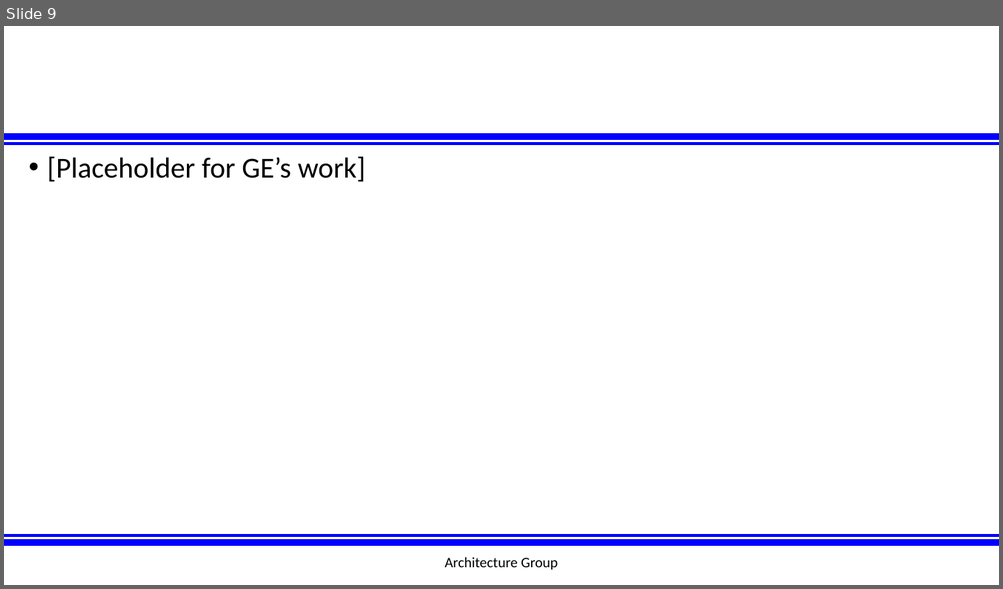
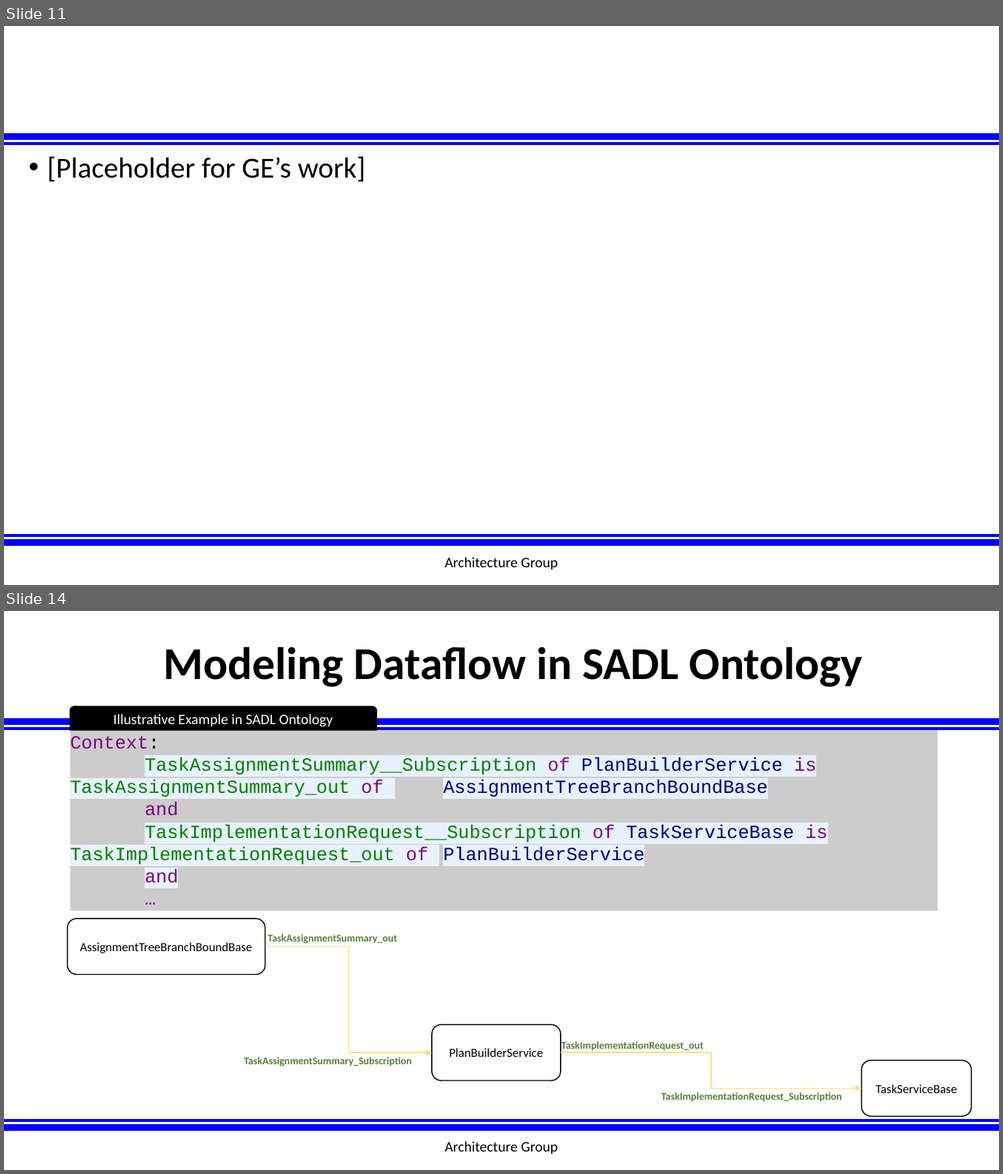
Before and after one commit to afrl-rq/OpenUxAS-SoI, a slide deck: presentations/S5_SoI_Architecture_Group.pptx. Shown one above the other, each under a label of ours: slide 9 before the commit, slides 11 and 14 after it; the slides between them are not shown. The pictures are 1003x589 and 1003x1174 pixels, drawn with LibreOffice and Linux fonts; fonts in the diff are those of the drawing; background and template pictures are left out. Boxes give left, top, right and bottom in pixels: in the first picture for what was removed or moved away, otherwise in the second. Text is boxed around its words. In the diff, an @@ line names an element or a change of style, - is before the commit and + after.

```diff
--- a/presentations/S5_SoI_Architecture_Group.pptx
+++ b/presentations/S5_SoI_Architecture_Group.pptx
@@ slide 14 added at <box>4,611,999,1170</box>, background #FFFFFF; not listed: 4 template elements that a slide beside it also shows @@
@@ title added at <box>163,647,862,687</box>, 44 pt, text #000000, bold @@
+Modeling Dataflow in SADL Ontology
@@ round same rect added at <box>71,706,377,730</box>, fill #000000, outline #000000 1 pt, 14 pt, text #FFFFFF @@
+Illustrative Example in SADL Ontology
@@ rectangle added at <box>71,730,938,911</box>, fill #CCCCCC, 18 pt, text #008000 @@
+Context:
+TaskAssignmentSummary__Subscription of PlanBuilderService is TaskAssignmentSummary_out of AssignmentTreeBranchBoundBase
+and
+TaskImplementationRequest__Subscription of TaskServiceBase is TaskImplementationRequest_out of PlanBuilderService
+and
+…
@@ rounded rectangle added at <box>68,919,265,975</box>, outline #000000 1 pt, 12 pt, text #000000 @@
+AssignmentTreeBranchBoundBase
@@ text added at <box>267,934,397,944</box>, 10 pt, text #548235, bold @@
+TaskAssignmentSummary_out
@@ elbow arrow added from (265, 947) to (432, 1053), #FFE080 1 pt @@
@@ rounded rectangle added at <box>432,1025,560,1081</box>, outline #000000 1 pt, 12 pt, text #000000 @@
+PlanBuilderService
@@ elbow arrow added from (560, 1053) to (861, 1088), #FFE080 1 pt @@
@@ text added at <box>561,1042,703,1051</box>, 10 pt, text #548235, bold @@
+TaskImplementationRequest_out
@@ text added at <box>244,1057,412,1067</box>, 10 pt, text #548235, bold @@
+TaskAssignmentSummary_Subscription
@@ rounded rectangle added at <box>861,1061,971,1117</box>, outline #000000 1 pt, 12 pt, text #000000 @@
+TaskServiceBase
@@ text added at <box>661,1093,842,1102</box>, 10 pt, text #548235, bold @@
+TaskImplementationRequest_Subscription
@@ text added at <box>444,1142,558,1154</box>, 14 pt, text #000000 @@
+Architecture Group
@@ what was slide 9 is now slide 11 @@
```
Also in this commit, not shown: 9 slides changed, 17 other slides added.
